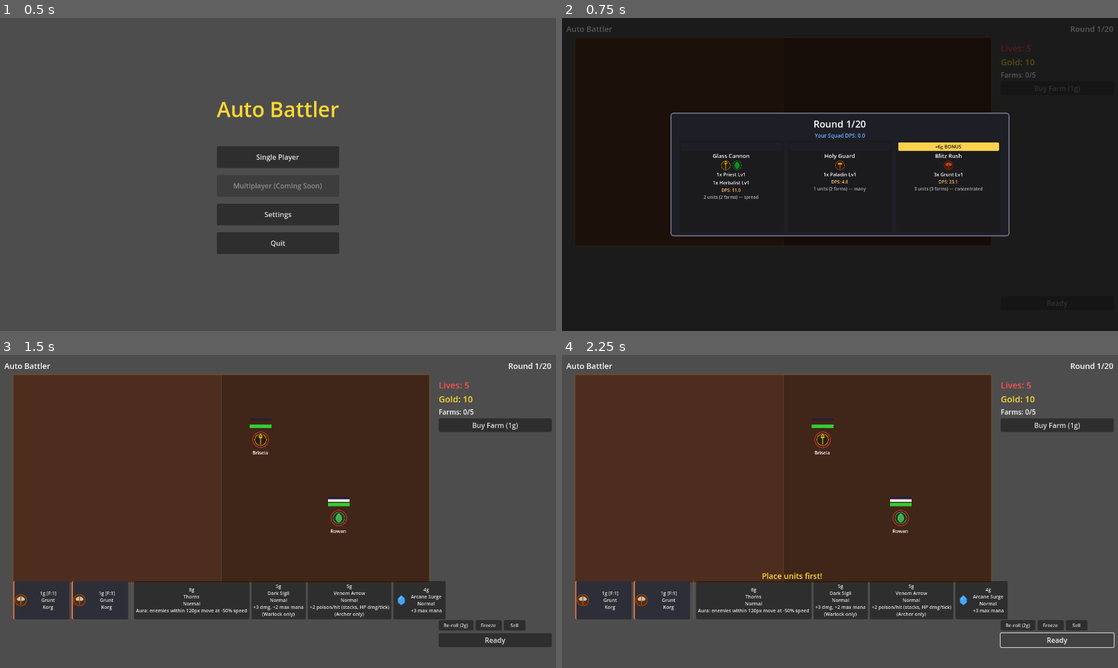
Above: before the commit, frames 1-4 (two rows, left to right).
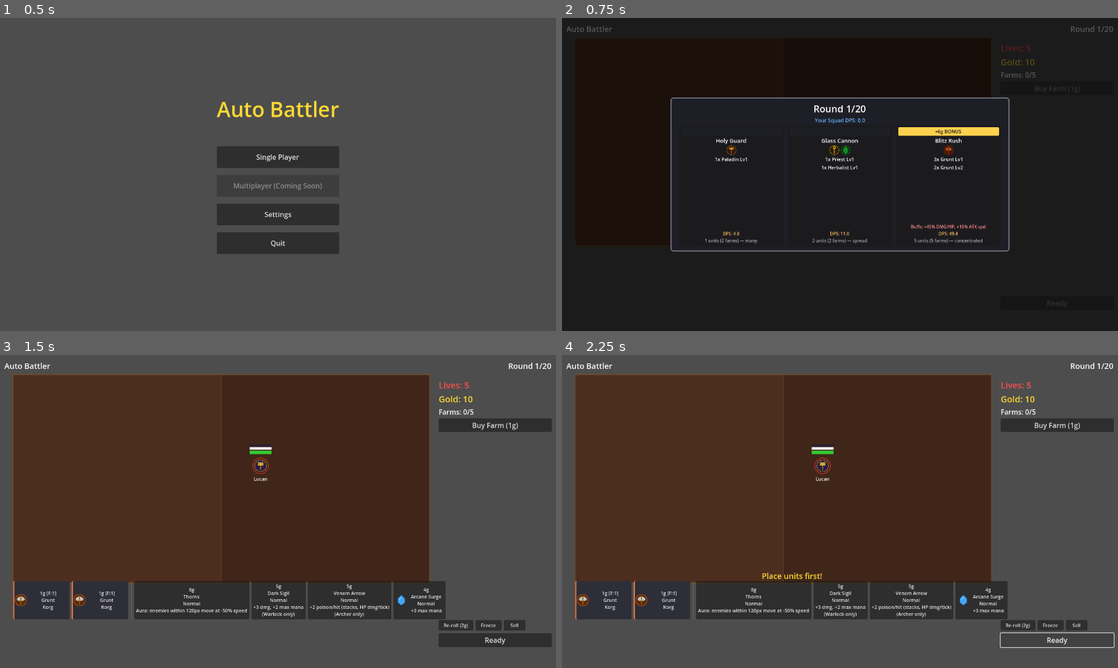
Above: after the commit, the same moments.

Repository: MarcelineVPQ/auto_battler
Game: Godot game, scene res://scenes/menu/main_menu.tscn
Two runs of this game, one before a commit and one after it. Both use one fixed random seed, a clock stepped at 60 frames per second and the inputs below. The engine's default icon, where the game draws it, is replaced by a stand-in: a white triangle on a blue panel in a dark square.
Inputs (mouse positions are in pixels of both pictures, inside the frame that each line leads up to):
- Up to frame 1 (0.5 s): no input
- Up to frame 2 (0.75 s): click "Single Player" at 0.5 s
- Up to frame 3 (1.5 s): click (166, 524) at 1.27 s
- Up to frame 4 (2.25 s): click "Ready" at 2 s

Frame 1 is identical in both runs. In frame 2, 6.5% of the frame differs, in the area x 19-81%, y 25-75%; in frame 3, 0.6%; in frame 4, 0.6%.

Commit message:
Combat balance, targeting AI, and UI improvements
- Hero-specific upgrade targeting only highlights valid class units
- Upgrade labels in info panel colored to match buff icon dots
- Wave cards clip overflow and scroll long unit lists
- Wave options sorted easy/medium/hard with 3rd always hardest
- Smart targeting prioritizes Priest/Herbalist/Summoner in range
- 60s stalemate timer ends combat to prevent infinite loops
- Armor penetration stat for Archer (20%) and Assassin (30%)
- Buffed skeleton archer base stats, scaling, and necromancy inheritance

Co-Authored-By: Claude Opus 4.6 <noreply@anthropic.com>

Diff:
--- a/scripts/board/board.gd
+++ b/scripts/board/board.gd
@@ -17,6 +17,7 @@
 var merge_highlight_unit: Unit = null
 var show_grid: bool = false
 var targeting_mode: bool = false
+var targeting_class_req: String = ""
 var blood_splats: Array[Node2D] = []
 
 @onready var units_container: Node2D = $Units
@@ -107,6 +108,8 @@
 	if targeting_mode:
 		for unit in all_units:
 			if unit.is_dead or unit.team != Unit.Team.PLAYER:
+				continue
+			if targeting_class_req != "" and unit.unit_data.unit_class != targeting_class_req:
 				continue
 			draw_arc(unit.position, 28.0, 0, TAU, 32, Color(0.2, 1.0, 0.3, 0.7), 2.0)
 
@@ -229,17 +232,34 @@
 			result.append(u)
 	return result
 
+## Target priority classes — healers/supports are high-value targets
+const HIGH_PRIORITY_CLASSES: PackedStringArray = ["Priest", "Herbalist", "Summoner"]
+
 func find_nearest_enemy(unit: Unit) -> Unit:
 	var enemy_team := Unit.Team.PLAYER if unit.team == Unit.Team.ENEMY else Unit.Team.ENEMY
 	var enemies := get_units_on_team(enemy_team)
-	var nearest: Unit = null
-	var best_dist: float = INF
+	if enemies.is_empty():
+		return null
+
+	# Among enemies within attack range, prefer high-priority targets
+	var best_priority: Unit = null
+	var best_priority_dist: float = INF
+	var best_any: Unit = null
+	var best_any_dist: float = INF
+
 	for enemy in enemies:
 		var dist := unit.position.distance_to(enemy.position)
-		if dist < best_dist:
-			best_dist = dist
-			nearest = enemy
-	return nearest
+		# Track overall nearest regardless
+		if dist < best_any_dist:
+			best_any_dist = dist
+			best_any = enemy
+		# Track nearest high-priority target within attack range
+		if dist <= unit.attack_range and enemy.unit_data.unit_class in HIGH_PRIORITY_CLASSES:
+			if dist < best_priority_dist:
+				best_priority_dist = dist
+				best_priority = enemy
+
+	return best_priority if best_priority else best_any
 
 func get_unit_at(local_pos: Vector2, radius: float = 30.0, exclude: Unit = null) -> Unit:
 	var closest: Unit = null
--- a/scripts/main.gd
+++ b/scripts/main.gd
@@ -441,7 +441,8 @@
 	for i in range(3):
 		var wave: Dictionary = wave_options[i]
 		var btn := Button.new()
-		btn.custom_minimum_size = Vector2(240, 210)
+		btn.custom_minimum_size = Vector2(240, 280)
+		btn.clip_contents = true
 
 		# Margin wrapper so the card content sizes the button
 		var margin := MarginContainer.new()
@@ -455,6 +456,7 @@
 		var card := VBoxContainer.new()
 		card.add_theme_constant_override("separation", 2)
 		card.mouse_filter = Control.MOUSE_FILTER_IGNORE
+		card.size_flags_vertical = Control.SIZE_EXPAND_FILL
 
 		# Gold bonus banner (3rd card) — all cards reserve the same row height
 		var bonus_gold: int = wave.get("bonus_gold", 0)
@@ -522,13 +524,20 @@
 				icon_row.add_child(tex)
 		card.add_child(icon_row)
 
-		# Enemy composition text
+		# Enemy composition text (scrollable when list is long)
 		var comp := Label.new()
 		comp.text = wave.enemy_text
 		comp.horizontal_alignment = HORIZONTAL_ALIGNMENT_CENTER
 		comp.add_theme_font_size_override("font_size", 11)
 		comp.mouse_filter = Control.MOUSE_FILTER_IGNORE
-		card.add_child(comp)
+		comp.size_flags_horizontal = Control.SIZE_EXPAND_FILL
+		var comp_scroll := ScrollContainer.new()
+		comp_scroll.custom_minimum_size = Vector2(0, 0)
+		comp_scroll.size_flags_vertical = Control.SIZE_EXPAND_FILL
+		comp_scroll.horizontal_scroll_mode = ScrollContainer.SCROLL_MODE_DISABLED
+		comp_scroll.mouse_filter = Control.MOUSE_FILTER_IGNORE
+		comp_scroll.add_child(comp)
+		card.add_child(comp_scroll)
 
 		# Enemy buffs — compute max level in the wave and show scaling
 		var max_lvl := 1
@@ -586,17 +595,36 @@
 
 func _generate_wave_options() -> Array[Dictionary]:
 	var options: Array[Dictionary] = []
-	for i in range(3):
-		options.append(_generate_single_wave())
-	# 3rd option is harder — give it a bonus gold reward
+	for i in range(2):
+		options.append(_generate_single_wave(0))
+	# 3rd option is always the hardest — extra budget + bonus gold reward
+	options.append(_generate_single_wave(2 + GameManager.current_round / 2))
 	var bonus := 5 + randi_range(0, GameManager.current_round)
 	options[2].bonus_gold = bonus
+	# Sort first two by DPS so easiest is first, medium second
+	if _wave_dps(options[0]) > _wave_dps(options[1]):
+		var tmp := options[0]
+		options[0] = options[1]
+		options[1] = tmp
 	return options
 
-func _generate_single_wave() -> Dictionary:
+func _wave_dps(wave: Dictionary) -> float:
+	var total := 0.0
+	for entry in wave.enemies:
+		var data: UnitData = entry.data
+		var lvl: int = entry.get("level", 1)
+		var dmg := float(data.damage)
+		var aps := data.attacks_per_second
+		if lvl > 1:
+			dmg *= 1.0 + (lvl - 1) * 0.45
+			aps *= 1.0 + (lvl - 1) * 0.18
+		total += dmg * aps
+	return total
+
+func _generate_single_wave(extra_budget: int = 0) -> Dictionary:
 	var round_num := GameManager.current_round
-	# Farm budget: base + round scaling + variance
-	var enemy_farm_budget := round_num + 1 + randi_range(0, maxi(round_num / 3, 1))
+	# Farm budget: base + round scaling + variance + optional extra for hard waves
+	var enemy_farm_budget := round_num + 1 + randi_range(0, maxi(round_num / 3, 1)) + extra_budget
 
 	# Enemy level scales with rounds (faster progression, higher cap)
 	var base_level := clampi(ceili(round_num / 2.0), 1, 10)
@@ -966,6 +994,8 @@
 	slot.sold = true
 	_targeting_upgrade = true
 	_pending_upgrade_slot = idx
+	var upgrade_data: Dictionary = slot.data
+	board.targeting_class_req = upgrade_data.get("class_req", "")
 	board.targeting_mode = true
 	Input.set_default_cursor_shape(Input.CURSOR_CROSS)
 	_update_shop_display()
@@ -1006,6 +1036,7 @@
 
 	_targeting_upgrade = false
 	_pending_upgrade_slot = -1
+	board.targeting_class_req = ""
 	board.targeting_mode = false
 	Input.set_default_cursor_shape(Input.CURSOR_ARROW)
 
@@ -1042,6 +1073,7 @@
 
 	_targeting_upgrade = false
 	_pending_upgrade_slot = -1
+	board.targeting_class_req = ""
 	board.targeting_mode = false
 	Input.set_default_cursor_shape(Input.CURSOR_ARROW)
 	_update_shop_display()
@@ -1533,11 +1565,11 @@
 
 func _on_summon_requested(data: UnitData, team: Unit.Team, pos: Vector2, summoner: Unit) -> void:
 	var archer := _spawn_unit(data, team, pos)
-	# Summoned archers are weaker than recruited ones (60% base stats)
-	archer.damage = int(ceil(archer.damage * 0.6))
-	archer.max_hp = int(ceil(archer.max_hp * 0.6))
+	# Summoned archers are weaker than recruited ones (75% base stats)
+	archer.damage = int(ceil(archer.damage * 0.75))
+	archer.max_hp = int(ceil(archer.max_hp * 0.75))
 	archer.current_hp = archer.max_hp
-	archer.attacks_per_second *= 0.8
+	archer.attacks_per_second *= 0.9
 	archer.health_bar.max_value = archer.max_hp
 	archer.health_bar.value = archer.current_hp
 	# Scale summoned archer stats based on the summoner's merge count and stat purchases
@@ -1546,23 +1578,25 @@
 		total_purchases += summoner.stat_purchases[key]
 	var power: float = (summoner.level - 1) * 5.0 + summoner.xp + total_purchases
 	if power > 0:
-		var scale_factor := 1.0 + power * 0.08
+		var scale_factor := 1.0 + power * 0.12
 		archer.damage = int(ceil(archer.damage * scale_factor))
 		archer.max_hp = int(ceil(archer.max_hp * scale_factor))
 		archer.current_hp = archer.max_hp
-		archer.attacks_per_second *= 1.0 + power * 0.03
+		archer.attacks_per_second *= 1.0 + power * 0.05
 		archer.health_bar.max_value = archer.max_hp
 		archer.health_bar.value = archer.current_hp
 		archer.update_scale()
-	# Necromancy: each stack gives summoned archers 15% of the summoner's bonus stats (max 3 stacks)
+	# Necromancy: each stack gives summoned archers 20% of the summoner's bonus stats (max 3 stacks)
 	if summoner.necromancy_stacks > 0:
 		var effective_stacks := mini(summoner.necromancy_stacks, 3)
-		var pct := effective_stacks * 0.15
+		var pct := effective_stacks * 0.20
+		var bonus_dmg := summoner.damage - summoner.unit_data.damage
 		var bonus_hp := summoner.max_hp - summoner.unit_data.max_hp
 		var bonus_atk_spd := summoner.attacks_per_second - summoner.unit_data.attacks_per_second
 		var bonus_armor := summoner.armor - summoner.unit_data.armor
 		var bonus_evasion := summoner.evasion - summoner.unit_data.evasion
 		var bonus_crit := summoner.crit_chance - summoner.unit_data.crit_chance
+		archer.damage += int(ceil(bonus_dmg * pct))
 		archer.max_hp += int(ceil(bonus_hp * pct))
 		archer.current_hp = archer.max_hp
 		archer.attacks_per_second += bonus_atk_spd * pct
@@ -1576,8 +1610,8 @@
 	var round_num: int = GameManager.current_round
 	match summoner.ability_key:
 		"summoner_guardian":
-			var bonus_hp := 10 + round_num * 4
-			var bonus_armor := 3 + round_num * 2
+			var bonus_hp := 15 + round_num * 5
+			var bonus_armor := 5 + round_num * 3
 			archer.max_hp += bonus_hp
 			archer.current_hp = archer.max_hp
 			archer.armor += bonus_armor
@@ -1586,15 +1620,15 @@
 			archer.health_bar.value = archer.current_hp
 			archer._update_armor_bar()
 		"summoner_familiar":
-			var bonus_dmg := 2 + round_num * 2
-			var bonus_crit := 5.0 + round_num * 1.5
-			var bonus_aps := 0.05 + round_num * 0.02
+			var bonus_dmg := 3 + round_num * 3
+			var bonus_crit := 5.0 + round_num * 2.0
+			var bonus_aps := 0.1 + round_num * 0.03
 			archer.damage += bonus_dmg
 			archer.crit_chance += bonus_crit
 			archer.attacks_per_second += bonus_aps
 		_:
-			var bonus_hp := 5 + round_num * 2
-			var bonus_dmg := 1 + round_num
+			var bonus_hp := 8 + round_num * 3
+			var bonus_dmg := 2 + round_num * 2
 			archer.max_hp += bonus_hp
 			archer.current_hp = archer.max_hp
 			archer.damage += bonus_dmg
@@ -1895,6 +1929,8 @@
 	_add_stat_row(unit, "max_hp", "Health", "%d/%d" % [unit.current_hp, unit.max_hp], can_buy, 10.0)
 	_add_stat_row(unit, "max_mana", "Mana", "%d/%d" % [unit.current_mana, unit.max_mana], can_buy, 2.0)
 	_add_stat_row(unit, "armor", "Armor", "%d" % unit.armor, can_buy, 3.0)
+	if unit.armor_pen > 0.0:
+		_add_stat_display("Armor Pen", "%.0f%%" % (unit.armor_pen * 100.0))
 	_add_stat_row(unit, "evasion", "Evasion", "%.0f%%" % unit.evasion, can_buy, 2.0)
 	_add_stat_row(unit, "attack_range", "Atk Range", "%.0f" % unit.attack_range, can_buy, 20.0)
 	_add_stat_row(unit, "ability_range", "Abl Range", "%.0f" % unit.ability_range, can_buy, 20.0)
@@ -1911,9 +1947,9 @@
 		debuff_header.text = "Debuffs:"
 		info_panel.add_child(debuff_header)
 		if unit.poison_dot > 0:
-			_add_stat_display("Poison", "%d stacks (%d HP/tick)" % [unit.poison_dot, unit.poison_dot])
+			_add_stat_display_colored("Poison", "%d stacks (%d HP/tick)" % [unit.poison_dot, unit.poison_dot], Color(0.2, 0.85, 0.2))
 		if unit.corrosive_dot > 0:
-			_add_stat_display("Corrosive", "%d stacks" % unit.corrosive_dot)
+			_add_stat_display_colored("Corrosive", "%d stacks" % unit.corrosive_dot, Color(0.9, 0.75, 0.1))
 
 	# Survival Regen section (shown only when nonzero)
 	if unit.survival_hp_regen_bonus > 0.0 or unit.survival_mana_regen_bonus > 0.0:
@@ -1955,6 +1991,9 @@
 			upg_lbl.text = "%s Lv%d — %s" % [upg.name, level, upg.desc]
 		else:
 			upg_lbl.text = "%s — %s" % [upg.name, upg.desc]
+		var upg_color := _get_buff_icon_color(upg.get("stat", ""))
+		if upg_color != Color.WHITE:
+			upg_lbl.add_theme_color_override("font_color", upg_color)
 		upg_lbl.autowrap_mode = TextServer.AUTOWRAP_WORD_SMART
 		upg_lbl.size_flags_horizontal = Control.SIZE_EXPAND_FILL
 		row.add_child(upg_lbl)
@@ -2009,6 +2048,28 @@
 	lbl.add_theme_font_size_override("font_size", 13)
 	lbl.text = "     %s: %s" % [label_text, value_text]
 	info_panel.add_child(lbl)
+
+func _add_stat_display_colored(label_text: String, value_text: String, color: Color) -> void:
+	var lbl := Label.new()
+	lbl.add_theme_font_size_override("font_size", 13)
+	lbl.add_theme_color_override("font_color", color)
+	lbl.text = "     %s: %s" % [label_text, value_text]
+	info_panel.add_child(lbl)
+
+func _get_buff_icon_color(stat: String) -> Color:
+	match stat:
+		"corrosive": return Color(0.9, 0.75, 0.1)
+		"venom_arrow": return Color(0.2, 0.85, 0.2)
+		"thorns_slow": return Color(0.7, 0.3, 0.9)
+		"lifesteal": return Color(0.9, 0.15, 0.25)
+		"last_stand": return Color(1.0, 0.5, 0.1)
+		"relentless": return Color(1.0, 0.85, 0.2)
+		"living_shield": return Color(0.3, 0.6, 1.0)
+		"invincible": return Color(1.0, 1.0, 1.0)
+		"haymaker": return Color(1.0, 0.6, 0.15)
+		"sepsis": return Color(0.5, 0.8, 0.1)
+		"primed": return Color(0.2, 0.9, 0.9)
+	return Color.WHITE
 
 func _show_shop_preview(idx: int) -> void:
 	var slot: Dictionary = shop_slots[idx]
--- a/scripts/unit/combat_system.gd
+++ b/scripts/unit/combat_system.gd
@@ -7,6 +7,7 @@
 signal tick_completed()
 
 const TICK_INTERVAL: float = 0.5
+const MAX_COMBAT_TIME: float = 60.0  # stalemate after 60 seconds
 
 var board: Board
 var is_fighting: bool = false
@@ -81,6 +82,13 @@
 		_record_surviving_player_times()
 		combat_ended.emit(true)
 		return
+	# Stalemate — if combat drags on too long, attacker (player) loses
+	if combat_elapsed >= MAX_COMBAT_TIME:
+		is_fighting = false
+		_record_surviving_player_times()
+		combat_event.emit("[color=yellow]Stalemate! Combat timed out after %ds.[/color]" % int(MAX_COMBAT_TIME))
+		combat_ended.emit(false)
+		return
 
 	# Process all living units
 	var living: Array[Unit] = []
@@ -279,7 +287,7 @@
 			target.living_shield_hp = 0
 
 	# Deal damage (armor/evasion handled inside target)
-	var result := target.take_damage(atk_damage)
+	var result := target.take_damage(atk_damage, attacker.armor_pen)
 
 	# Combat log
 	var atk_tag := "cyan" if attacker.team == Unit.Team.PLAYER else "red"
--- a/scripts/unit/unit.gd
+++ b/scripts/unit/unit.gd
@@ -82,6 +82,7 @@
 var crit_chance: float
 var crit_vulnerability: float = 0.0
 var armor_effectiveness: float = 1.0
+var armor_pen: float = 0.0  # percentage of armor ignored (0.0 - 1.0)
 var skill_proc_chance: float
 var max_mana: int
 var current_mana: int
@@ -127,6 +128,10 @@
 	mana_regen_per_second = data.mana_regen_per_second
 	hp_regen_per_second = data.hp_regen_per_second
 	ability_cooldown = data.ability_cooldown
+	# Class-based armor penetration
+	match data.unit_class:
+		"Archer": armor_pen = 0.20
+		"Assassin": armor_pen = 0.30
 
 func _ready() -> void:
 	if unit_data:
@@ -268,7 +273,7 @@
 	mana_bar.max_value = max_mana
 	mana_bar.value = current_mana
 
-func take_damage(amount: int) -> Dictionary:
+func take_damage(amount: int, pen: float = 0.0) -> Dictionary:
 	var result := {"hit": true, "damage": 0, "crit": false, "evaded": false, "deflected": false}
 	if is_dead:
 		result.hit = false
@@ -280,8 +285,10 @@
 		result.evaded = true
 		return result
 
+	# Apply armor penetration — reduce effective armor
+	var effective_armor := float(armor) * armor_effectiveness * (1.0 - clampf(pen, 0.0, 1.0))
+
 	# Armor deflection roll — higher armor = higher chance to completely block
-	var effective_armor := float(armor) * armor_effectiveness
 	if effective_armor > 0:
 		var deflect_chance := effective_armor / (effective_armor + 150.0) * 40.0
 		if randf() * 100.0 < deflect_chance:
